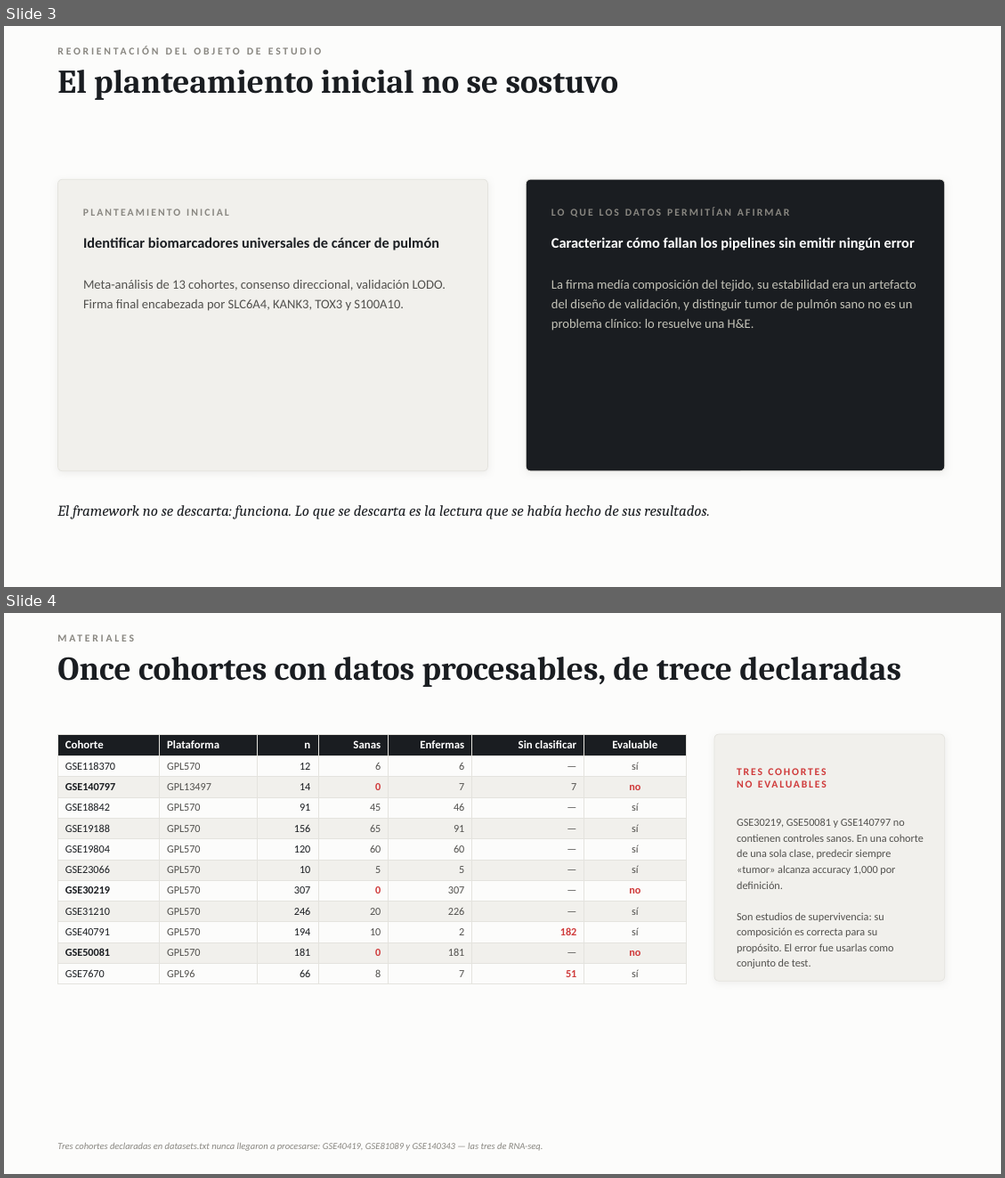
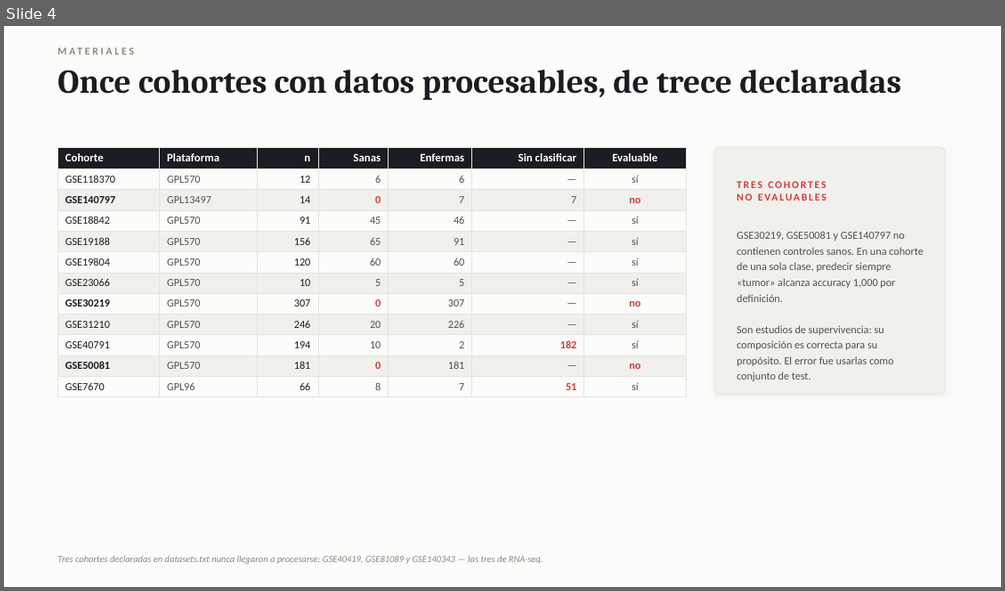
Before and after one commit to danitapiadiez-gif/TFM-Bioinformatica, a slide deck: DEFENSA_TFM.pptx. Shown one above the other, each under a label of ours: slides 3 and 4 before the commit, slide 4 after it. The pictures are 1005x1178 and 1005x591 pixels, drawn with LibreOffice and Linux fonts; fonts in the diff are those of the drawing. Boxes give left, top, right and bottom in pixels: in the first picture for what was removed or moved away, otherwise in the second. Text is boxed around its words. In the diff, an @@ line names an element or a change of style, - is before the commit and + after.

```diff
--- a/DEFENSA_TFM.pptx
+++ b/DEFENSA_TFM.pptx
@@ slide 3 removed at [4,26,1001,587], background #FCFCFB @@
@@ text removed at [57,41,945,61] @@
-REORIENTACIÓN DEL OBJETO DE ESTUDIO
@@ text removed at [57,70,619,100] @@
-El planteamiento inicial no se sostuvo
@@ rounded rectangle removed at [57,179,488,471] @@
@@ rounded rectangle removed at [526,179,945,471] @@
@@ text removed at [83,208,229,216] @@
-PLANTEAMIENTO INICIAL
@@ text removed at [551,201,922,222] @@
-LO QUE LOS DATOS PERMITÍAN AFIRMAR
@@ text removed at [83,237,446,311] @@
-Identificar biomarcadores universales de cáncer de pulmón
-Meta-análisis de 13 cohortes, consenso direccional, validación LODO. Firma final encabezada por SLC6A4, KANK3, TOX3 y S100A10.
@@ text removed at [551,237,916,330] @@
-Caracterizar cómo fallan los pipelines sin emitir ningún error
-La firma medía composición del tejido, su estabilidad era un artefacto del diseño de validación, y distinguir tumor de pulmón sano no es un problema clínico: lo resuelve una H&E.
@@ text removed at [57,505,709,519] @@
-El framework no se descarta: funciona. Lo que se descarta es la lectura que se había hecho de sus resultados.
```
Also in this commit, not shown: 2 slides changed, 3 slides added, 1 other slide removed, 15 other files.
